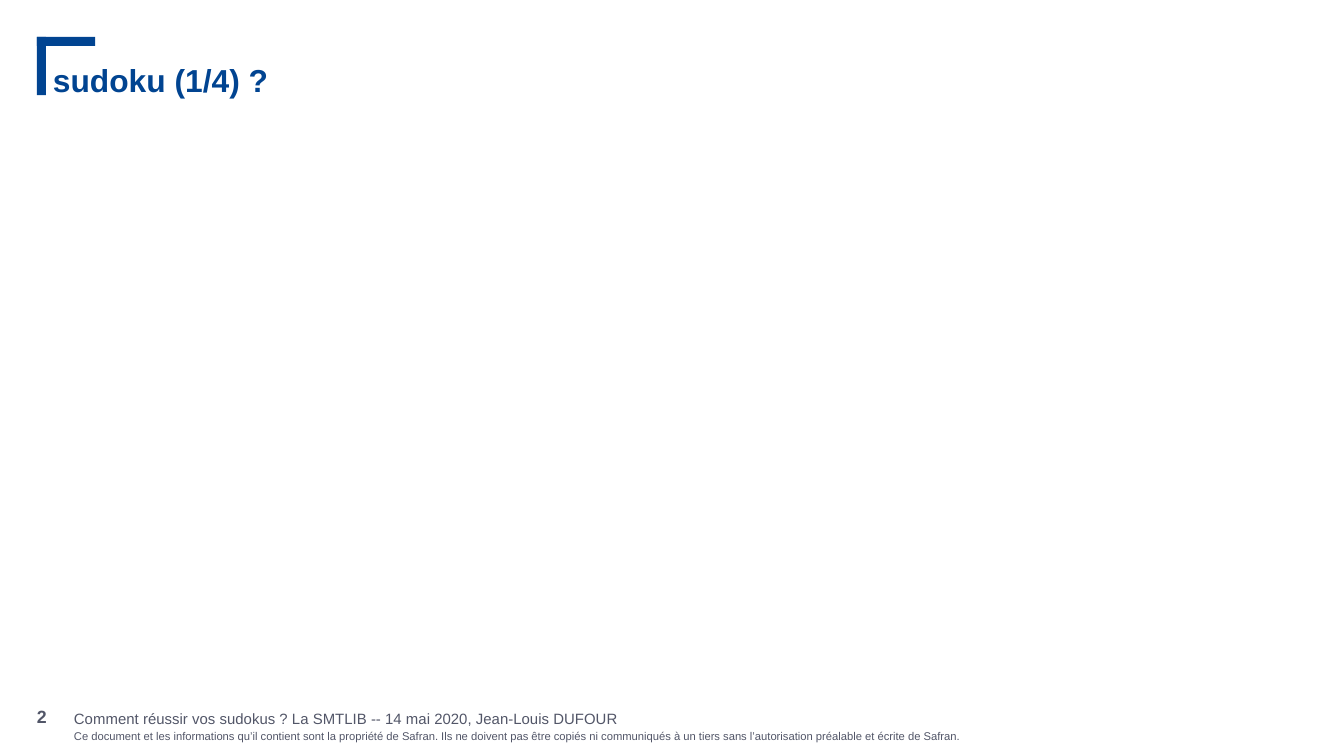
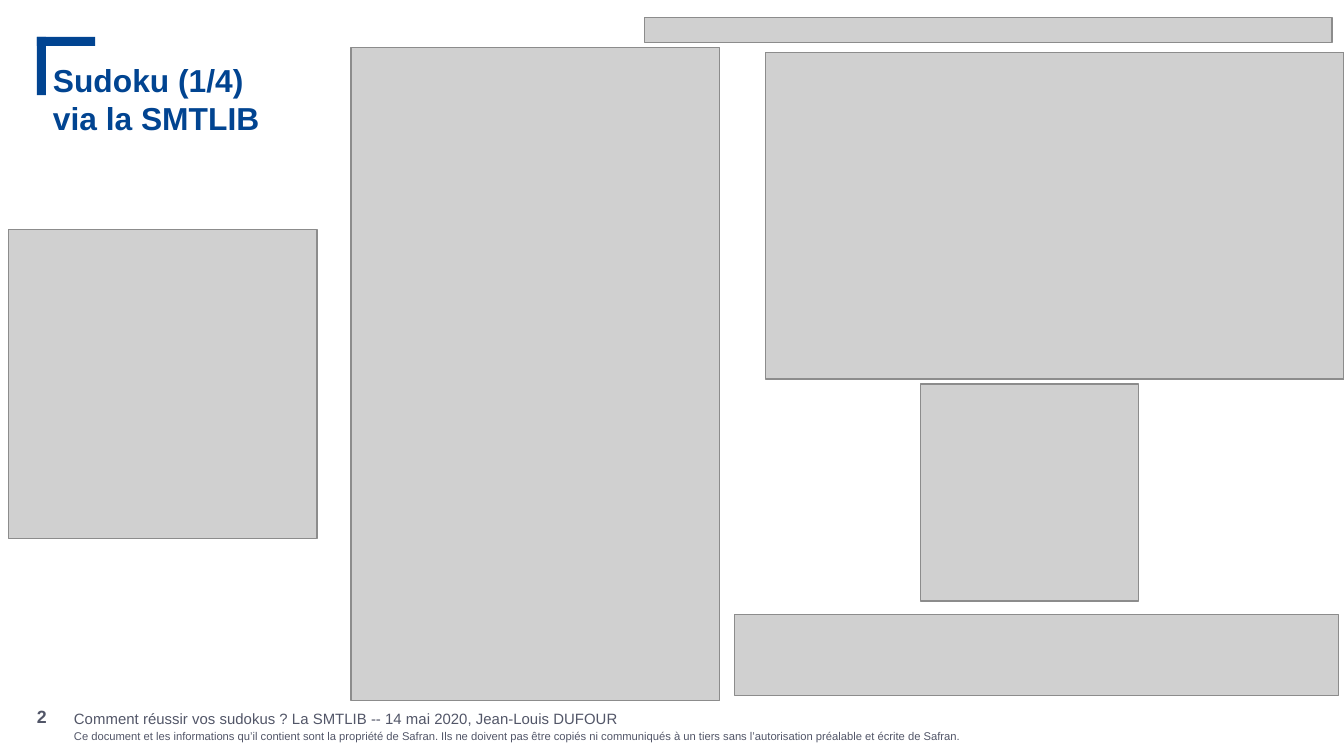
Before and after one commit to JeanLouisDufour/smtlib, a slide deck: slide 2 of sudoku.pptx. Drawn at 1344x756 pixels with LibreOffice and Linux fonts; fonts in the diff are those of the drawing; grey boxes stand for pictures; background and template pictures are left out. Boxes give left, top, right and bottom in pixels: in the first picture for what was removed or moved away, otherwise in the second. Text is boxed around its words. In the diff, an @@ line names an element or a change of style, - is before the commit and + after.

Commit message:
foo1

```diff
--- a/sudoku.pptx
+++ b/sudoku.pptx
@@ picture added at (x1=645, y1=17, x2=1332, y2=43) @@
@@ picture added at (x1=351, y1=47, x2=719, y2=700) @@
@@ picture added at (x1=766, y1=52, x2=1344, y2=379) @@
@@ title at (x1=53, y1=69, x2=259, y2=131): text changed @@
-sudoku (1/4) ?
+Sudoku (1/4) via la SMTLIB
@@ picture added at (x1=8, y1=230, x2=317, y2=539) @@
@@ picture added at (x1=921, y1=384, x2=1138, y2=601) @@
@@ picture added at (x1=735, y1=614, x2=1339, y2=695) @@
```
Also in this commit, not shown: 1 other slide changed.
